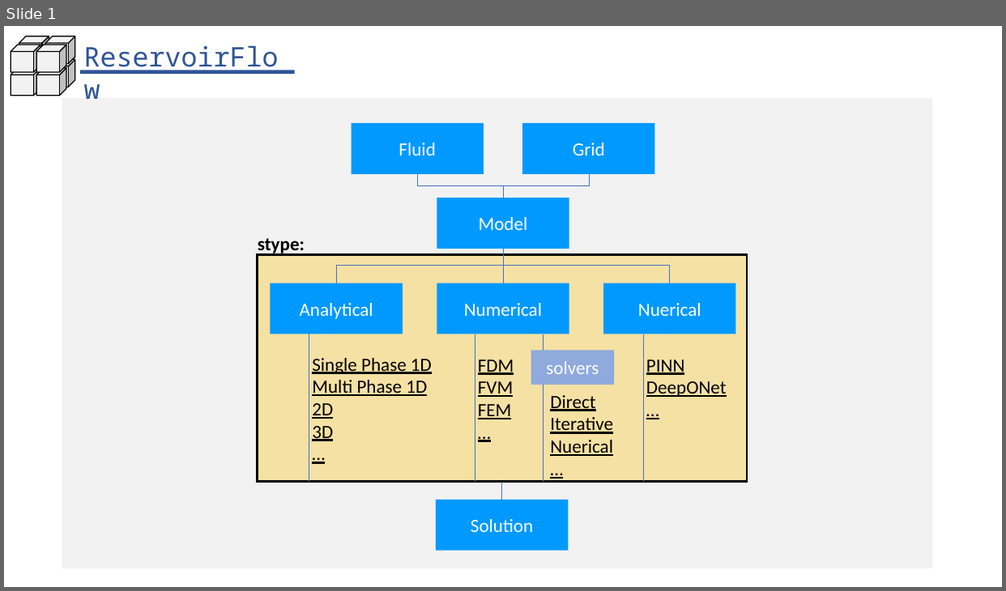
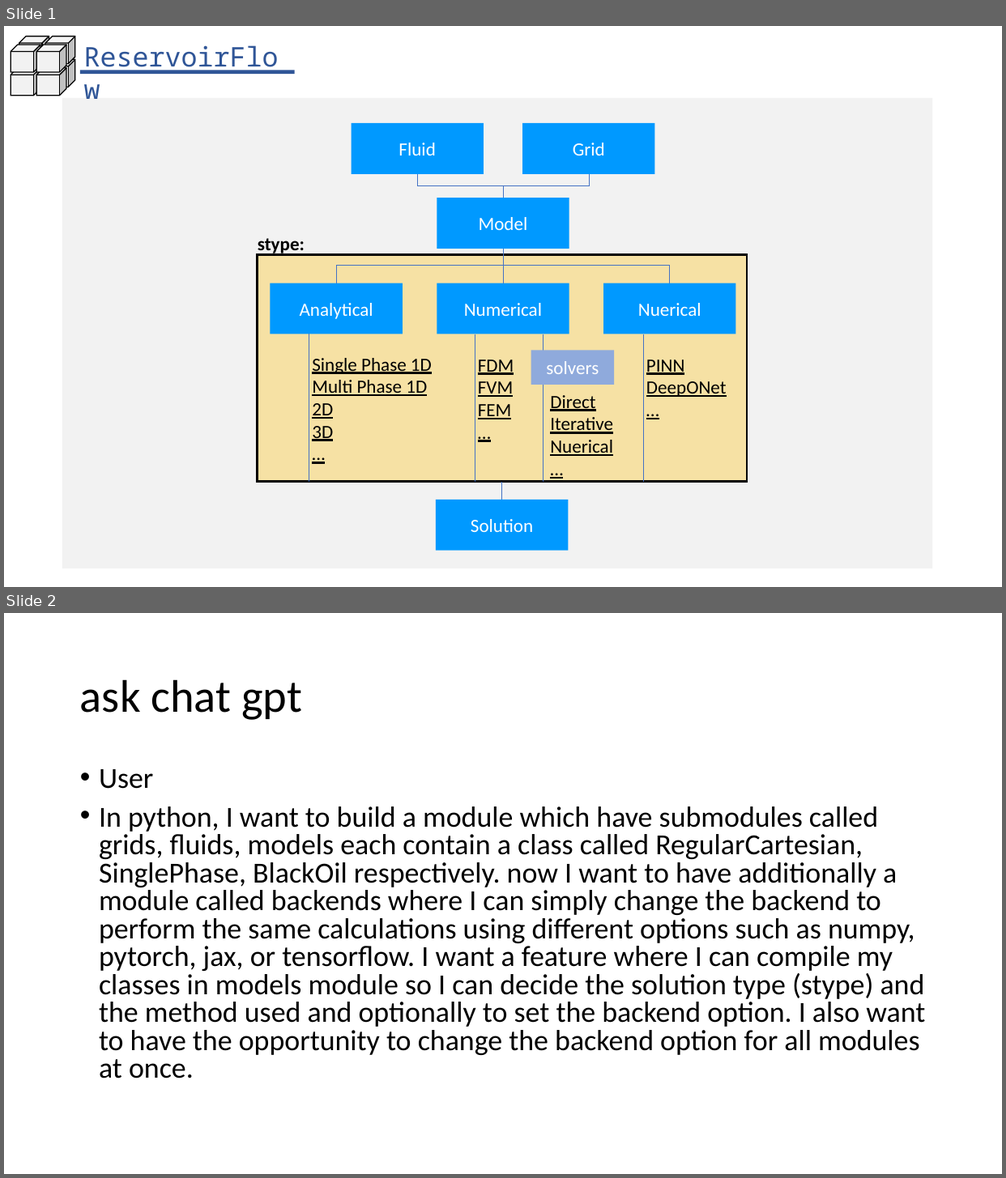
Before and after one commit to hiesabx/reservoirflow, a slide deck: images/graphs.pptx. Shown one above the other, each under a label of ours: slide 1 before the commit, slides 1 and 2 after it. The pictures are 1006x591 and 1006x1178 pixels, drawn with LibreOffice and Linux fonts; fonts in the diff are those of the drawing. Boxes give left, top, right and bottom in pixels: in the first picture for what was removed or moved away, otherwise in the second. Text is boxed around its words. In the diff, an @@ line names an element or a change of style, - is before the commit and + after.

```diff
--- a/images/graphs.pptx
+++ b/images/graphs.pptx
@@ slide 2 added at box(4, 613, 1002, 1174), background #FFFFFF @@
@@ title added at box(80, 679, 302, 720), 44 pt, text #000000 @@
+ask chat gpt
@@ text added at box(99, 769, 925, 1079), 28 pt, text #000000 @@
+• User
+• In python, I want to build a module which have submodules called grids, fluids, models each contain a class called RegularCartesian, SinglePhase, BlackOil respectively. now I want to have additionally a module called backends where I can simply change the backend to perform the same calculations using different options such as numpy, pytorch, jax, or tensorflow. I want a feature where I can compile my classes in models module so I can decide the solution type (stype) and the method used and optionally to set the backend option. I also want to have the opportunity to change the backend option for all modules at once.
```
Also in this commit, not shown: 31 other files.
